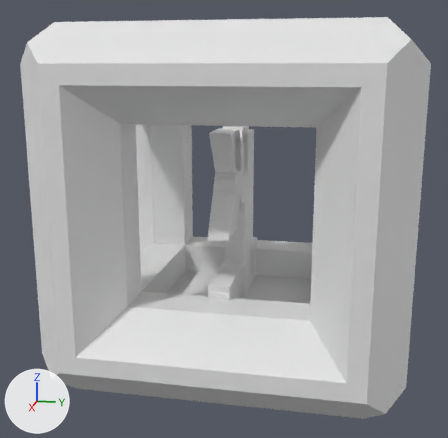
An edit to the Blender file 3D/Capstone/Capstone_Tx.blend, drawn before and after from the same camera.
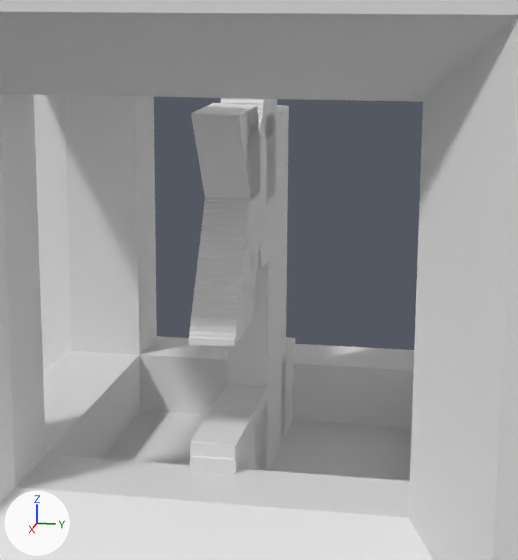
Each version appears first whole from a 50 mm camera at (185.1, 27.4, 89.3) aimed at (-1.8, -9.9, 42.6), and next in a close-up on the part from 27% to 80% of the width and 18% to 78% of the height. Arrows for +X, +Y and +Z are at lower left; the lights stay in place.

The scene before the commit, as lines of its bpy script (objects in view):
```python
me_capstonev2 = bpy.data.meshes.new('CapstoneV2')
me_capstonev2.from_pydata(...)  # 98 vertices, 207 faces; spans x -54.6..45.4, y -55.3..44.7, z 0.0..100.0
me_tx = bpy.data.meshes.new('Tx')
me_tx.from_pydata(...)  # 6932 vertices, 10055 faces; spans x 16.0..84.0, y 8.0..88.0, z 0.0..5.1
ob_capstonev2 = bpy.data.objects.new('CapstoneV2', me_capstonev2)
ob_capstonev2.location = (0.0, 0.0, 0.0)
ob_tx_001 = bpy.data.objects.new('Tx.001', me_tx)
ob_tx_001.location = (-44.5, -9.6, 84.7)
ob_tx_001.rotation_euler = (-1.571, 0.0, 0.0)  # degrees (-90, 0, 0)
ob_tx_001.scale = (0.8, 0.8, 1.2)
```
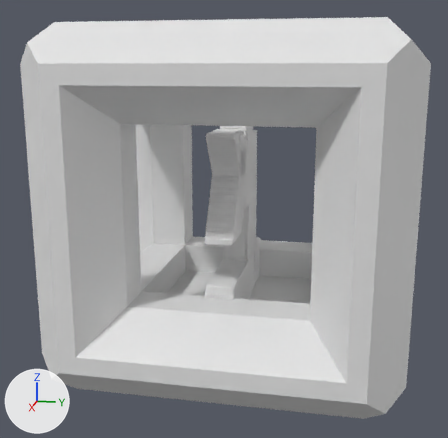
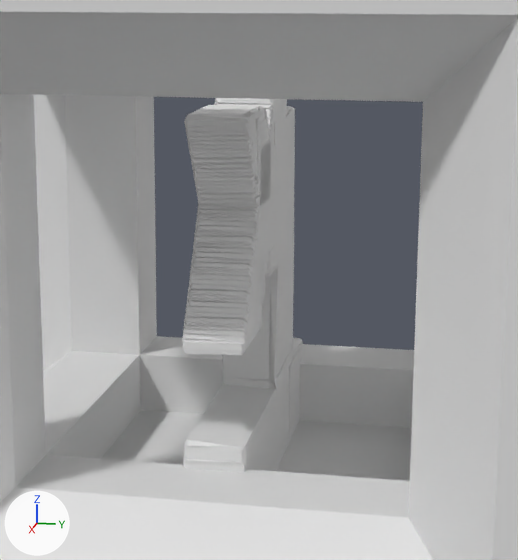
Diff of the bpy script that builds the scene:
```diff
--- a/3D/Capstone/Capstone_Tx.blend.py
+++ b/3D/Capstone/Capstone_Tx.blend.py
@@ me_tx @@
 me_tx.from_pydata(...)  # 6932 vertices, 10055 faces; spans x 16.0..84.0, y 8.0..88.0, z 0.0..5.1
 # used by ob_tx_001; location = (-44.5, -9.6, 84.7); rotation_euler = (-1.571, 0.0, 0.0), in degrees (-90, 0, 0); scale = (0.8, 0.8, 1.2)
+# me_tx part 1: the whole mesh is moved by (-1.5, 1.2, 0.0)
@@ ob_tx_001 @@
 ob_tx_001.scale = (0.8, 0.8, 1.2)
+_m = ob_tx_001.modifiers.new('Solidify', 'SOLIDIFY')
+_m.thickness = 1.0
+_m.offset = 1.0
+_m.nonmanifold_thickness_mode = 'FIXED'
+_m.nonmanifold_merge_threshold = 0.0003
```

Boxes (x1, y1, x2, y2) around the edits, measured in the close-ups (518 x 560 px):
'Tx.001', mesh moved, modifiers changed
    before: (189, 98, 295, 474)
    after: (182, 98, 303, 472)
